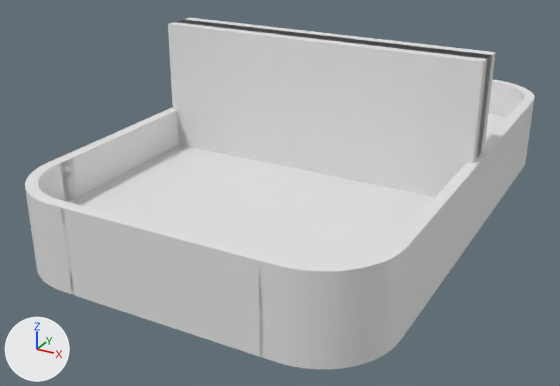
Renders of the Blender file Assets/Models/Blender Models/Ground/ground.blend from each side of a commit.
Both versions are drawn from a 50 mm lens placed at (2.48, -5.1, 2.24), pointed at (-0.15, -0.33, -0.15). The axes (+X, +Y, +Z) are drawn at lower left. The lights are the same throughout.

The first picture shows 'Bottom Edge', 'Bottom Left Edge', 'Bottom Right Edge', 'Ground', 'Ground Circle', 'Ground Line Player Separator', 'Ground Line Separator', 'Left Edge', 'Right Edge', 'Top RIght Edge'.
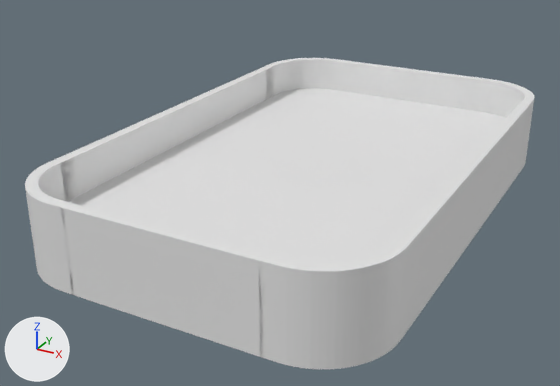
The change in detail:
Object 'Ground Line Separator' (ob_ground_line_separator) is now hidden.
Object 'Ground Line Player Separator' (ob_ground_line_player_separator) is now hidden.

Boxes (x1, y1, x2, y2) around the edits, measured in the pictures (560 x 386 px):
'Ground Line Player Separator', hidden: before (168, 18, 495, 197)
'Ground Line Separator', hidden: before (179, 20, 491, 159)
'Top Edge', unchanged, uncovered by the edit: after (338, 60, 475, 110)
'Top Left Edge', unchanged, uncovered by the edit: after (260, 58, 341, 100)
'Ground Circle', unchanged, uncovered by the edit: before (274, 164, 342, 181); after (274, 149, 360, 181)
'Ground Line', unchanged, uncovered by the edit: after (185, 137, 445, 192)
